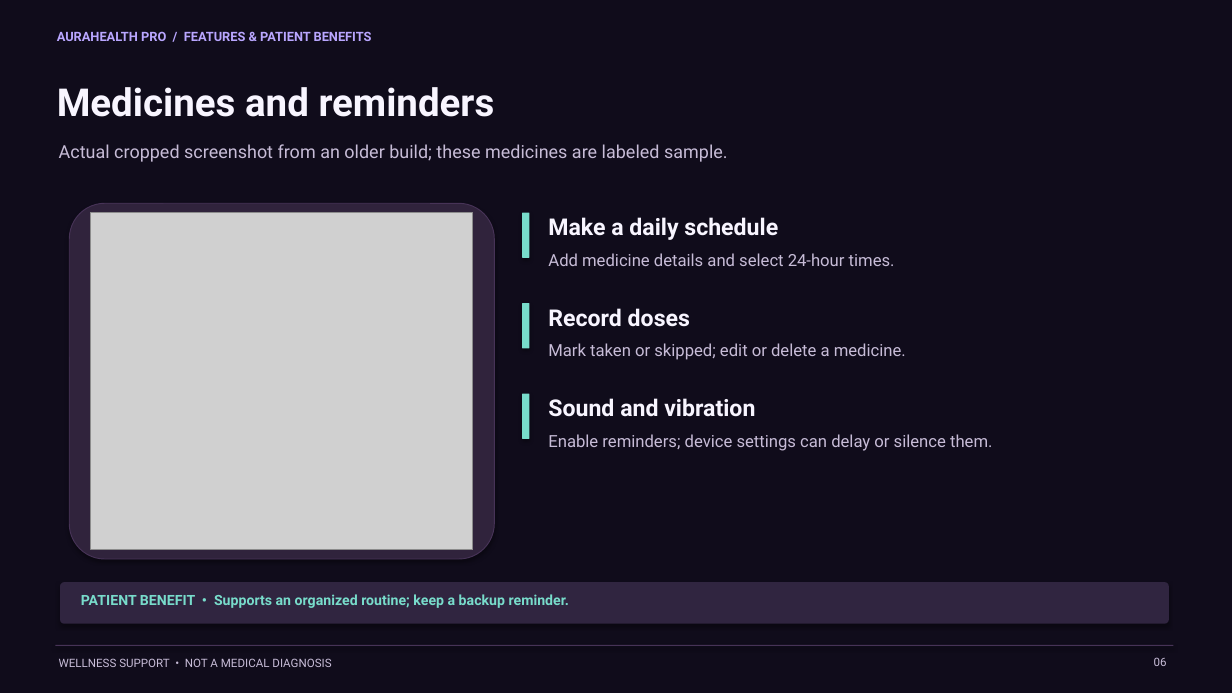
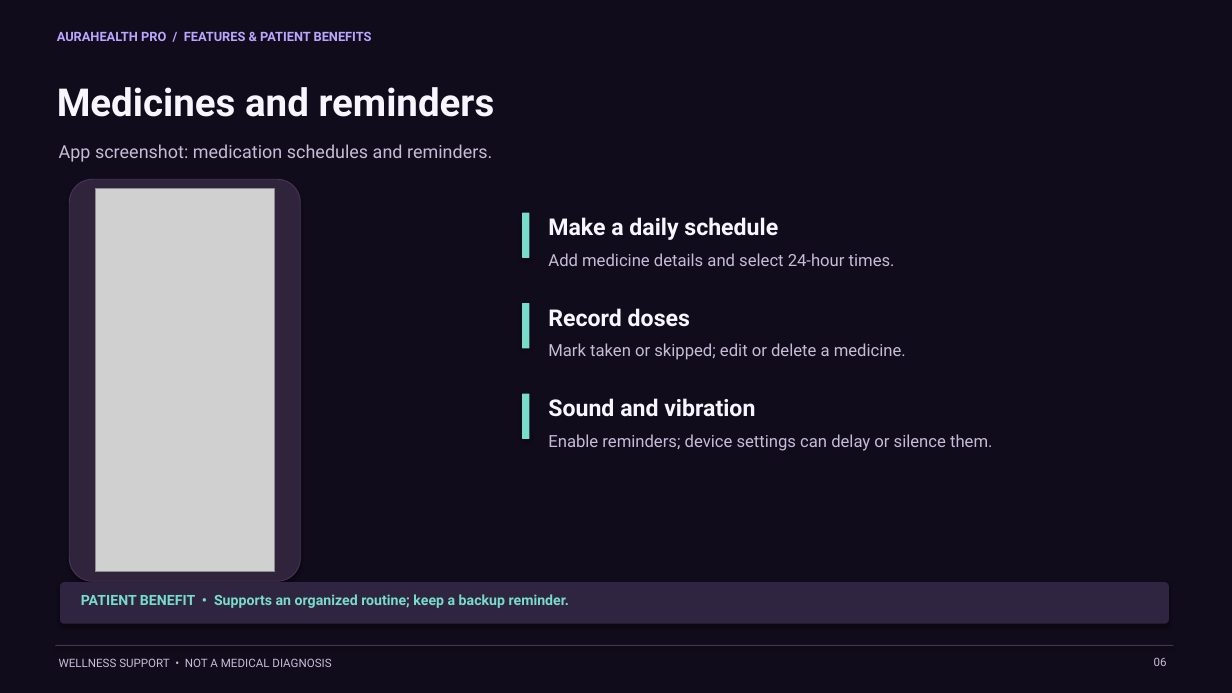
Before and after one commit to mrh995044-a11y/aura-helth-pro-complet, a slide deck: slide 6 of deliverables/AuraHealth-Pro-Features-and-Benefits-Animated.pptx. Drawn at 1232x693 pixels with LibreOffice and Linux fonts; fonts in the diff are those of the drawing; grey boxes stand for pictures. Boxes give left, top, right and bottom in pixels: in the first picture for what was removed or moved away, otherwise in the second. Text is boxed around its words. In the diff, an @@ line names an element or a change of style, - is before the commit and + after.

Commit message:
Update presentations with current app screenshots

```diff
--- a/deliverables/AuraHealth-Pro-Features-and-Benefits-Animated.pptx
+++ b/deliverables/AuraHealth-Pro-Features-and-Benefits-Animated.pptx
@@ text at [59,144,492,162]: text changed @@
-Actual cropped screenshot from an older build; these medicines are labeled sample.
+App screenshot: medication schedules and reminders.
@@ rounded rectangle: place and size @@
-rounded rectangle at [69,203,494,559]
+rounded rectangle at [69,179,300,581]
@@ picture: place and size @@
-picture at [91,213,473,550]
+picture at [95,189,274,572]
```
Also in this commit, not shown: 9 other slides changed, 11 other files.
